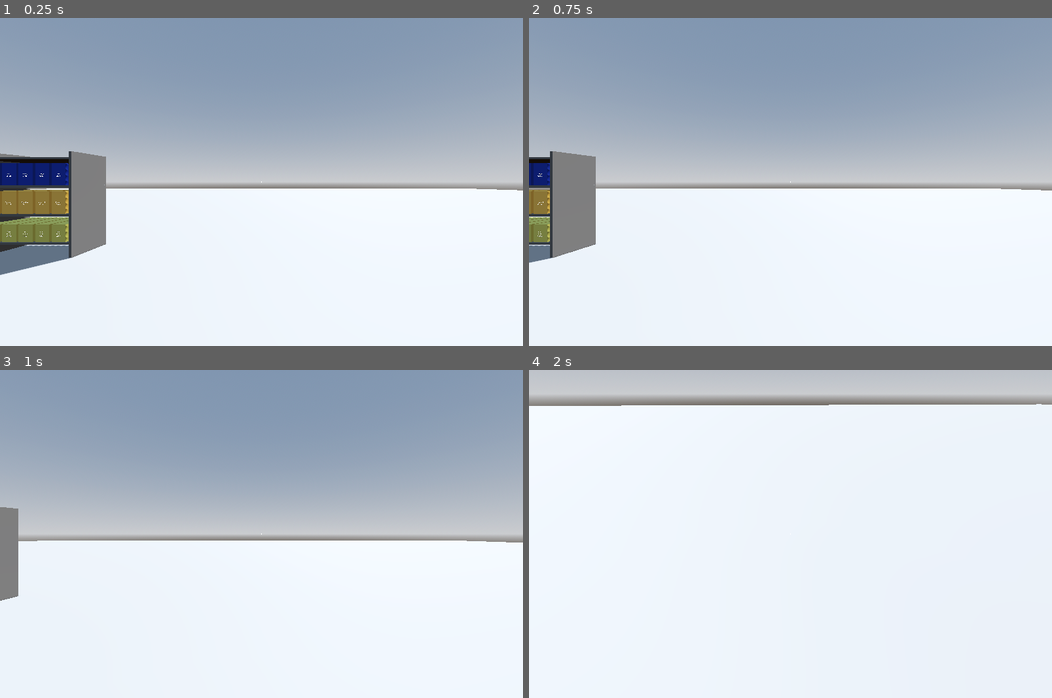
Above: before the commit, frames 1-4 (two rows, left to right).
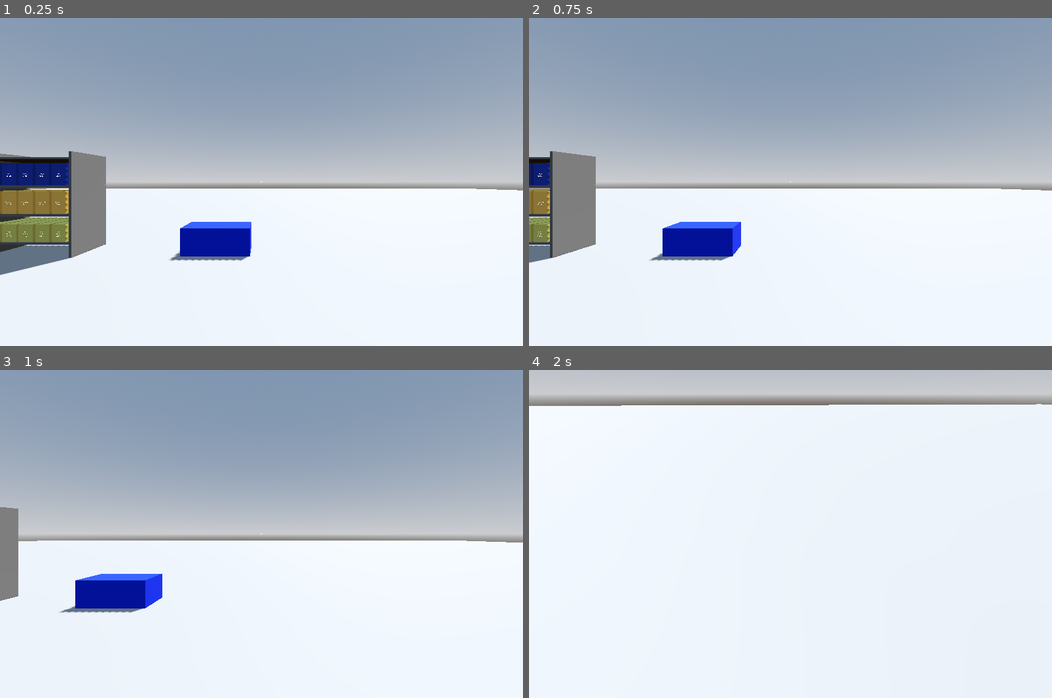
Above: after the commit, the same moments.

Repository: Allus-Interactive/speedy-shopper
Game: Godot game, scene res://game/world/shops/shop.tscn
The game is run twice, just before and just after one commit, with the same random seed, the same clock (stepped at 60 frames per second) and the same inputs.
Inputs (mouse positions are in pixels of both pictures, inside the frame that each line leads up to):
- Up to frame 1 (0.25 s): no input
- Up to frame 2 (0.75 s): tap Enter at 0.5 s; move the mouse to (905, 165) at 0.52 s; hold D (product_rotate_right) from 0.53 s (still down); hold R (replace) from 0.53 s (still down); tap E (interact) at 0.6 s; click (905, 165) at 0.67 s
- Up to frame 3 (1 s): keep holding D (product_rotate_right); keep holding R (replace)
- Up to frame 4 (2 s): move the mouse to (764, 534) at 1.27 s; release D (product_rotate_right) at 1.28 s; release R (replace) at 1.28 s; hold W (forwards) from 1.28 s (still down); tap R (replace) at 1.35 s; click (764, 534) at 1.42 s; tap E (interact) at 1.55 s

The runs differ from the first frame. In frame 1, 1.6% of the frame differs, in the area x 32-49%, y 62-75%; in frame 2, 1.7%; in frame 3, 1.8%, in the area x 11-32%, y 62-75%; in frame 4, nothing differs.

Commit message:
WiP: delivery crate

Diff:
--- a/godot-project/game/global/job_manager.gd
+++ b/godot-project/game/global/job_manager.gd
@@ -17,7 +17,9 @@
 		"customer": "Monkey D Luffy",
 		"order_placed": "10:00",
 		"delivery_time": "11:30",
-		"reward": 10
+		"reward": 10,
+		"is_picked": false,
+		"is_completed": false
 	},
 	{
 		"shop_name": "ScotMid",
@@ -30,7 +32,9 @@
 		"customer": "Zoro",
 		"order_placed": "10:30",
 		"delivery_time": "12:00",
-		"reward": 15
+		"reward": 15,
+		"is_picked": false,
+		"is_completed": false
 	},
 	{
 		"shop_name": "ScotMid",
@@ -42,13 +46,17 @@
 		"customer": "Nami",
 		"order_placed": "13:00",
 		"delivery_time": "13:30",
-		"reward": 10
+		"reward": 10,
+		"is_picked": false,
+		"is_completed": false
 	},
 ]
 
 func select_order_by_id(id: int) -> void:
 	for order in available_orders:
 		if order.get("order_id") == id:
+			var items = order.get("items")
 			TheOrderManager.active_order = order
+			TheOrderManager.no_of_unique_items_in_order = items.size()
 			order_selected.emit()
 	# TODO: Handle order not found?
--- a/godot-project/game/global/order_manager.gd
+++ b/godot-project/game/global/order_manager.gd
@@ -5,6 +5,7 @@
 signal order_updated
 
 var active_order: Dictionary = {}
+var no_of_unique_items_in_order: int = 0
 
 func scan_product(product_id: int) -> bool:
 	if active_order.is_empty():
--- a/godot-project/game/player/player.gd
+++ b/godot-project/game/player/player.gd
@@ -231,14 +231,9 @@
 				print("Wrong Product!")
 				# TODO: play wrong product scanned beep
 
-# Function replaced in ProductPlaceholder
-func on_barcode_clicked() -> void:
-	# TODO: logic to add product to cart
-	return_held_product()
-
 # Update tooltip text and crosshair colour
 func update_tooltip() -> void:
-	# If therer is no object
+	# If there is no object
 	if not ray_cast_3d.is_colliding():
 		tooltip_panel.hide()
 		crosshair.modulate = Color.WHITE
@@ -246,7 +241,7 @@
 
 	var obj = ray_cast_3d.get_collider()
 
-	# if the obejct is null
+	# if the object is null
 	if obj == null:
 		tooltip_panel.hide()
 		crosshair.modulate = Color.WHITE
--- /dev/null
+++ b/godot-project/game/world/shops/delivery_crate/delivery_crate.gd
@@ -0,0 +1,11 @@
+extends StaticBody3D
+
+class_name DeliveryCrate
+
+func interact(player: Player) -> void:
+	print("Iteracted with the Delivery Crate!")
+
+func get_interaction_tooltip() -> String:
+	if TheOrderManager.active_order.get("picked"):
+		return "Press E to Pick Up"
+	return "Delivery Crate"
--- /dev/null
+++ b/godot-project/game/world/shops/delivery_crate/delivery_crate.tscn
@@ -0,0 +1,24 @@
+[gd_scene format=3 uid="uid://bxp4n4mj5pm6w"]
+
+[ext_resource type="Script" uid="uid://bgb5fevx2rbma" path="res://game/world/shops/delivery_crate/delivery_crate.gd" id="1_oji6c"]
+
+[sub_resource type="BoxShape3D" id="BoxShape3D_8aer7"]
+size = Vector3(1.5, 0.6, 0.8)
+
+[sub_resource type="StandardMaterial3D" id="StandardMaterial3D_oji6c"]
+albedo_color = Color(0, 0.14901961, 0.8745098, 1)
+
+[sub_resource type="BoxMesh" id="BoxMesh_oji6c"]
+material = SubResource("StandardMaterial3D_oji6c")
+size = Vector3(1.5, 0.6, 0.8)
+
+[node name="DeliveryCrate" type="StaticBody3D" unique_id=1490719446]
+script = ExtResource("1_oji6c")
+
+[node name="CollisionShape3D" type="CollisionShape3D" parent="." unique_id=845121518]
+transform = Transform3D(1, 0, 0, 0, 1, 0, 0, 0, 1, 0, 0.3, 0)
+shape = SubResource("BoxShape3D_8aer7")
+
+[node name="MeshInstance3D" type="MeshInstance3D" parent="." unique_id=1359171500]
+transform = Transform3D(1, 0, 0, 0, 1, 0, 0, 0, 1, 0, 0.3, 0)
+mesh = SubResource("BoxMesh_oji6c")
--- a/godot-project/game/world/shops/shop.tscn
+++ b/godot-project/game/world/shops/shop.tscn
@@ -7,6 +7,7 @@
 [ext_resource type="Resource" uid="uid://cwcswyx1gpss5" path="res://game/resources/products/placeholder/resources/own_brand_cereal.tres" id="5_yhfbf"]
 [ext_resource type="Resource" uid="uid://s2w5b4bb6gcd" path="res://game/resources/products/placeholder/resources/finest_brand_cereal.tres" id="6_u503x"]
 [ext_resource type="Resource" uid="uid://bnc10fdwnxv" path="res://game/resources/products/placeholder/resources/standard_brand_cereal.tres" id="7_7cwmf"]
+[ext_resource type="PackedScene" uid="uid://bxp4n4mj5pm6w" path="res://game/world/shops/delivery_crate/delivery_crate.tscn" id="8_5qt63"]
 
 [sub_resource type="ProceduralSkyMaterial" id="ProceduralSkyMaterial_nnsk1"]
 sky_horizon_color = Color(0.662243, 0.671743, 0.686743, 1)
@@ -52,3 +53,6 @@
 product_placeholder_scene = ExtResource("3_6k1ee")
 stocked_products = Array[ExtResource("4_5qt63")]([ExtResource("5_yhfbf"), ExtResource("5_yhfbf"), ExtResource("5_yhfbf" …(291 unchanged characters)…
 slots_per_shelf = 5
+
+[node name="DeliveryCrate" parent="ShelfUnit" unique_id=1490719446 instance=ExtResource("8_5qt63")]
+transform = Transform3D(1, 0, 0, 0, 1, 0, 0, 0, 1, 4, 0, 0)
Not shown, added: godot-project/game/world/shops/delivery_crate/delivery_crate.gd.uid
